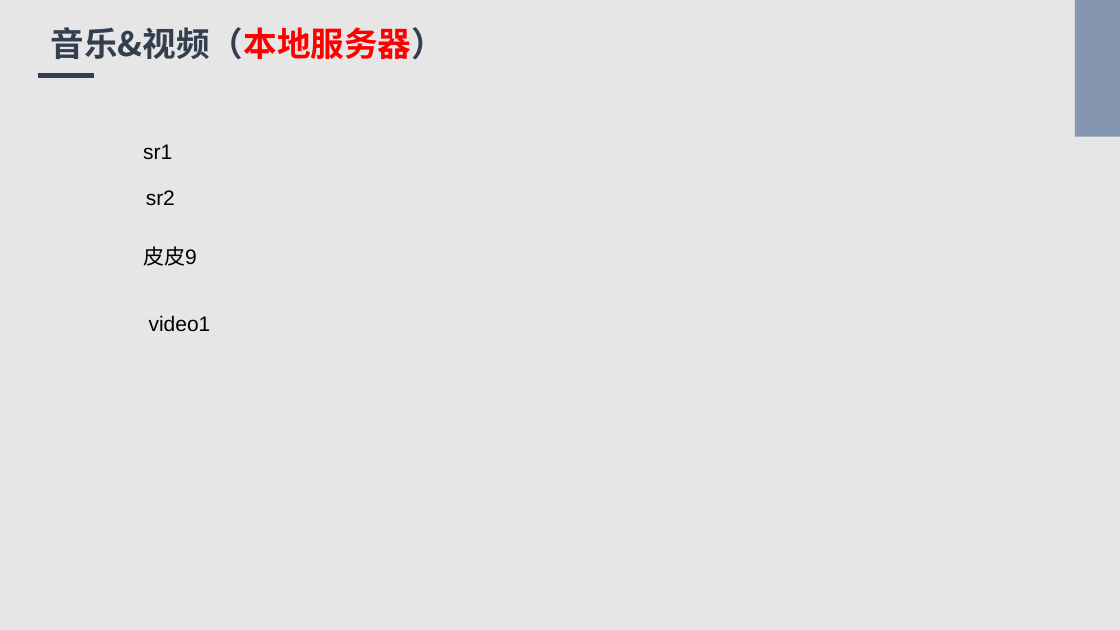
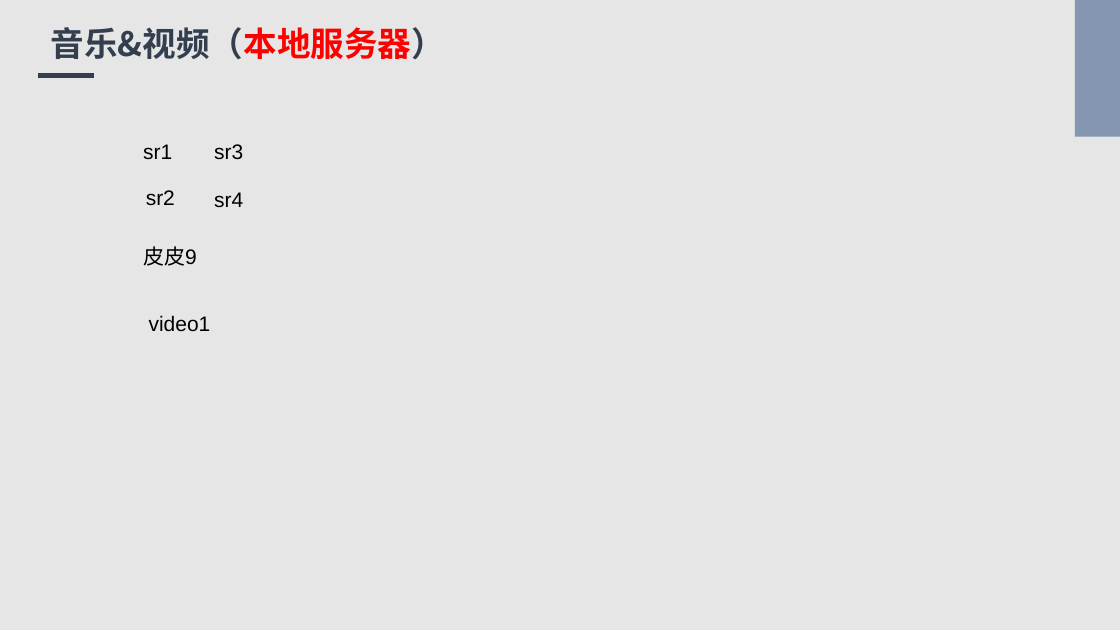
Before and after one commit to Bukehi/BukehiWeb, a slide deck: slide 17 of livefile/livepowerpoint.pptx. Drawn at 1120x630 pixels with LibreOffice and Linux fonts; fonts in the diff are those of the drawing. Boxes give left, top, right and bottom in pixels: in the first picture for what was removed or moved away, otherwise in the second. Text is boxed around its words. In the diff, an @@ line names an element or a change of style, - is before the commit and + after.

```diff
--- a/livefile/livepowerpoint.pptx
+++ b/livefile/livepowerpoint.pptx
@@ text added at <box>214,144,243,160</box>, 18 pt, text #000000 @@
+sr3
@@ text added at <box>214,192,243,207</box>, 18 pt, text #000000 @@
+sr4
```
Also in this commit, not shown: 1 other slide changed, 21 other files.
